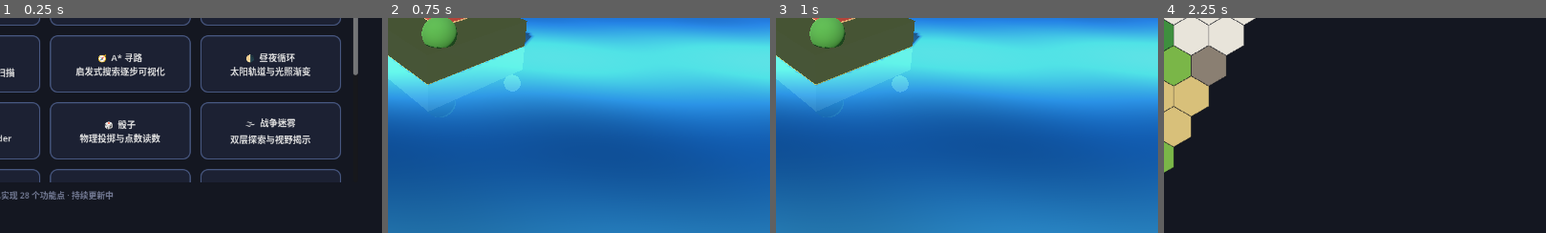
Above: before the commit, frames 1-4 (left to right).
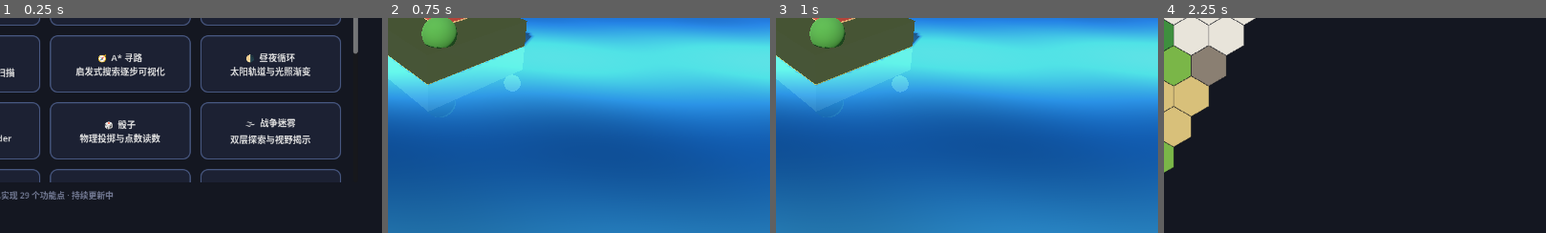
Above: after the commit, the same moments.

Repository: richardkiwilee/pyFramework
Game: Godot game, scene res://scenes/menu.tscn
Two runs of this game, one before a commit and one after it. Both use one fixed random seed, a clock stepped at 60 frames per second and the inputs below.
Inputs:
- Up to frame 1 (0.25 s): no input
- Up to frame 2 (0.75 s): click "🌊 水面倒影 3D 波光水面与镜像倒影" at 0.5 s
- Up to frame 3 (1 s): no input
- Up to frame 4 (2.25 s): click "← 返回主菜单" at 1.25 s; click "⬡ 六边形地图 轴向六边形网格与寻路" at 2 s
The pictures show only the part of the screen within x 43-93%, y 49-99%; the shares and areas given below are measured in that part.

The runs differ from the first frame. In frame 1, 0.1% of the frame differs, in the area x 6-94%, y 16-84%; in frame 2, nothing differs; in frame 3, nothing differs; in frame 4, nothing differs.

Commit message:
ai-discover: 功能29 轨道编辑器——Catmull-Rom闭合样条+火车循环行驶
Co-Authored-By: Claude <noreply@anthropic.com>

Diff:
--- /dev/null
+++ b/ai-discover/features/path_editor/path_editor.gd
@@ -0,0 +1,113 @@
+extends Node2D
+## =============================================================================
+## 轨道编辑器 —— 点击布点、拖拽调形，火车沿 Catmull-Rom 样条循环行驶
+## =============================================================================
+## · 左键空白处加点；拖动控制点调整形状；右键控制点删除；
+## · 轨道 = 过所有控制点的闭合 Catmull-Rom 样条（二阶连续）；
+## · 【▶ 运行】火车沿轨道匀速行驶（按弧长近似等速）；
+## · 【清空】重来。
+## 核心 _sample_path(t) 是纯函数：t∈[0,1] 沿闭合轨道归一化参数。
+## =============================================================================
+
+const TRAIN_SPEED := 0.12   # 每秒走过的轨道比例（简化）
+
+var _points: Array[Vector2] = []
+var _dragging := -1
+var _running := true
+var _train_t := 0.0
+
+@onready var run_btn: Button = $CanvasLayer/Bar/RunBtn
+
+
+func _ready() -> void:
+	# 预设一个环线，开箱即玩
+	_points = [Vector2(300, 500), Vector2(500, 250), Vector2(800, 300), Vector2(950, 500), Vector2(700, 620)]
+	run_btn.pressed.connect(_toggle_run)
+	$CanvasLayer/Bar/ClearBtn.pressed.connect(func() -> void: _points.clear(); queue_redraw())
+	queue_redraw()
+
+
+func _toggle_run() -> void:
+	_running = not _running
+	run_btn.text = "⏸ 暂停" if _running else "▶ 运行"
+
+
+func _process(delta: float) -> void:
+	if _running and _points.size() >= 2:
+		_train_t = fposmod(_train_t + TRAIN_SPEED * delta, 1.0)
+		queue_redraw()
+
+
+## Catmull-Rom 闭合样条采样（t ∈ [0,1) 归一化轨道参数）
+func _sample_path(t: float) -> Vector2:
+	if _points.size() < 2:
+		return Vector2.ZERO
+	var n := _points.size()
+	var f := fposmod(t, 1.0) * n
+	var i := int(floor(f)) % n
+	var u: float = f - floor(f)
+	var p0: Vector2 = _points[(i - 1 + n) % n]
+	var p1: Vector2 = _points[i]
+	var p2: Vector2 = _points[(i + 1) % n]
+	var p3: Vector2 = _points[(i + 2) % n]
+	return 0.5 * (
+		(2.0 * p1)
+		+ (-p0 + p2) * u
+		+ (2.0 * p0 - 5.0 * p1 + 4.0 * p2 - p3) * u * u
+		+ (-p0 + 3.0 * p1 - 3.0 * p2 + p3) * u * u * u
+	)
+
+
+# ============================================================
+#  交互
+# ============================================================
+func _unhandled_input(event: InputEvent) -> void:
+	if event is InputEventMouseButton:
+		if event.pressed and event.button_index == MOUSE_BUTTON_LEFT:
+			var i := _point_at(event.position)
+			if i >= 0:
+				_dragging = i
+			else:
+				_points.append(event.position)
+				queue_redraw()
+		elif not event.pressed and event.button_index == MOUSE_BUTTON_LEFT:
+			_dragging = -1
+		elif event.pressed and event.button_index == MOUSE_BUTTON_RIGHT:
+			var i := _point_at(event.position)
+			if i >= 0:
+				_points.remove_at(i)
+				queue_redraw()
+	elif event is InputEventMouseMotion and _dragging >= 0:
+		_points[_dragging] = event.position
+		queue_redraw()
+
+
+func _point_at(p: Vector2) -> int:
+	for i in _points.size():
+		if p.distance_to(_points[i]) < 16.0:
+			return i
+	return -1
+
+
+# ============================================================
+#  绘制
+# ============================================================
+func _draw() -> void:
+	# 样条轨道（细密采样连线）
+	if _points.size() >= 2:
+		var pts := PackedVector2Array()
+		for i in 200:
+			pts.append(_sample_path(float(i) / 200.0))
+		draw_polyline(pts, Color(0.30, 0.34, 0.46), 8.0)
+		draw_polyline(pts, Color(0.50, 0.58, 0.78), 3.0)
+	# 控制点
+	for i in _points.size():
+		var col := Color(0.95, 0.85, 0.4) if i == _dragging else Color(0.8, 0.8, 0.9)
+		draw_circle(_points[i], 10, col)
+		draw_circle(_points[i], 10, Color(0.1, 0.1, 0.15), false, 2.0)
+	# 火车
+	if _points.size() >= 2:
+		var tp := _sample_path(_train_t)
+		draw_circle(tp, 14, Color(0.95, 0.4, 0.3))
+		draw_circle(tp, 14, Color(1, 0.9, 0.8), false, 2.0)
+		draw_circle(tp, 6, Color(1, 1, 1))
--- /dev/null
+++ b/ai-discover/features/path_editor/path_editor.tscn
@@ -0,0 +1,38 @@
+[gd_scene load_steps=3 format=3]
+
+[ext_resource type="Script" path="res://features/path_editor/path_editor.gd" id="1_main"]
+[ext_resource type="PackedScene" path="res://scenes/back_button.tscn" id="2_back"]
+
+[node name="PathEditor" type="Node2D"]
+script = ExtResource("1_main")
+
+[node name="BackButton" parent="." instance=ExtResource("2_back")]
+
+[node name="CanvasLayer" type="CanvasLayer" parent="."]
+
+[node name="Bar" type="HBoxContainer" parent="CanvasLayer"]
+offset_left = 16.0
+offset_top = 12.0
+offset_right = 400.0
+offset_bottom = 56.0
+theme_override_constants/separation = 10
+
+[node name="RunBtn" type="Button" parent="CanvasLayer/Bar"]
+layout_mode = 2
+custom_minimum_size = Vector2(120, 40)
+theme_override_font_sizes/font_size = 16
+text = "⏸ 暂停"
+
+[node name="ClearBtn" type="Button" parent="CanvasLayer/Bar"]
+layout_mode = 2
+custom_minimum_size = Vector2(100, 40)
+theme_override_font_sizes/font_size = 16
+text = "🧹 清空"
+
+[node name="HintLabel" type="Label" parent="CanvasLayer"]
+offset_left = 16.0
+offset_top = 690.0
+offset_right = 1100.0
+offset_bottom = 716.0
+theme_override_font_sizes/font_size = 14
+text = "🛤 左键空白处加点 · 拖动控制点调形 · 右键控制点删除 · 火车沿样条循环行驶"
--- a/ai-discover/scripts/menu.gd
+++ b/ai-discover/scripts/menu.gd
@@ -38,6 +38,7 @@
 	{"icon": "🎥", "name": "分屏双视角", "desc": "同世界跟随+俯视双屏", "scene": "res://features/split_screen/split_screen.tscn"},
 	{"icon": "🎨", "name": "像素画板", "desc": "点画+油漆桶泛洪填充", "scene": "res://features/pixel_painter/pixel_painter.tscn"},
 	{"icon": "🔦", "name": "激光反射", "desc": "拖镜面引导光束命中靶心", "scene": "res://features/laser/laser.tscn"},
+	{"icon": "🛤", "name": "轨道编辑器", "desc": "样条轨道布点与列车行驶", "scene": "res://features/path_editor/path_editor.tscn"},
 ]
 
 @onready var grid: GridContainer = $CenterBox/VBox/Scroll/Grid
